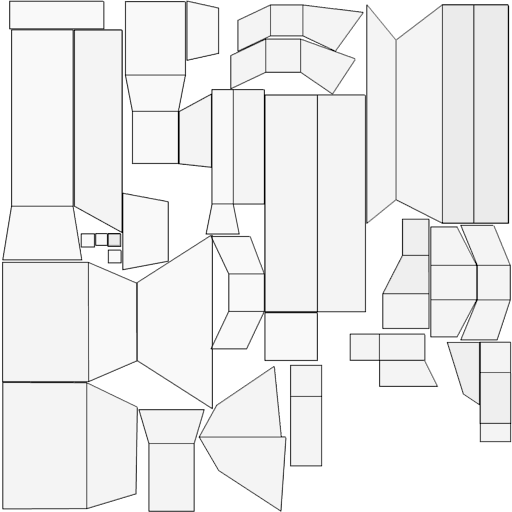
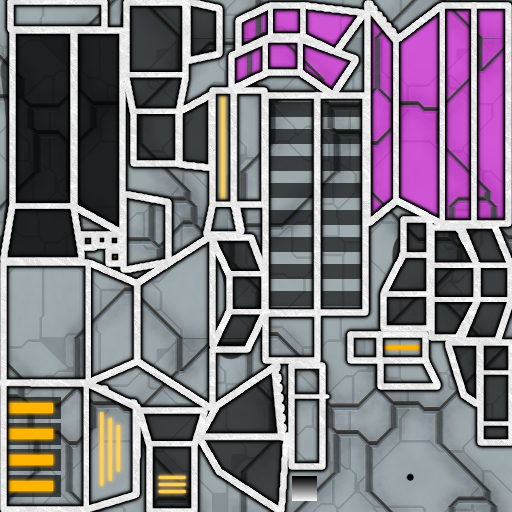
Revision of a layered 512px x 512px image; what changed, layer by layer:
removed layer "andangel.png #4" over 107, 218, 511, 350
removed layer "andangel.png #5" over 289, 333, 512, 467
removed layer "andangel.png #6" over 80, 233, 96, 248
removed layer "andangel.png #3" over 107, 249, 122, 264
removed layer "andangel.png #2" over 9, 0, 367, 362
removed layer "andangel.png #1" over 230, 4, 510, 224
hid "andangel.png", painted on it over 1, 0, 512, 512
added layer "perimetro" above "perimetro copia" over 0, 0, 512, 512
added layer "perimetro copia" above "colore" over 0, 0, 512, 512
added layer "colore" (50%) above "SFUMATURA" over 228, 4, 512, 226
added layer "SFUMATURA" above "cannone" over 292, 476, 317, 501
added layer "cannone" above "LUCE copia #1" over 406, 473, 414, 481
added layer "LUCE copia #1" above "LUCE copia" over 0, 83, 429, 499
added layer "LUCE copia" above "LUCE" over 0, 83, 429, 499
added layer "LUCE" above "scuro2" over 0, 88, 424, 493
added layer "scuro2" (50%) above "scuro" over 0, 25, 129, 265
added layer "scuro" (63%) above "sfondo copia" over 0, 1, 512, 512
added layer "sfondo copia" over 0, 0, 512, 512
